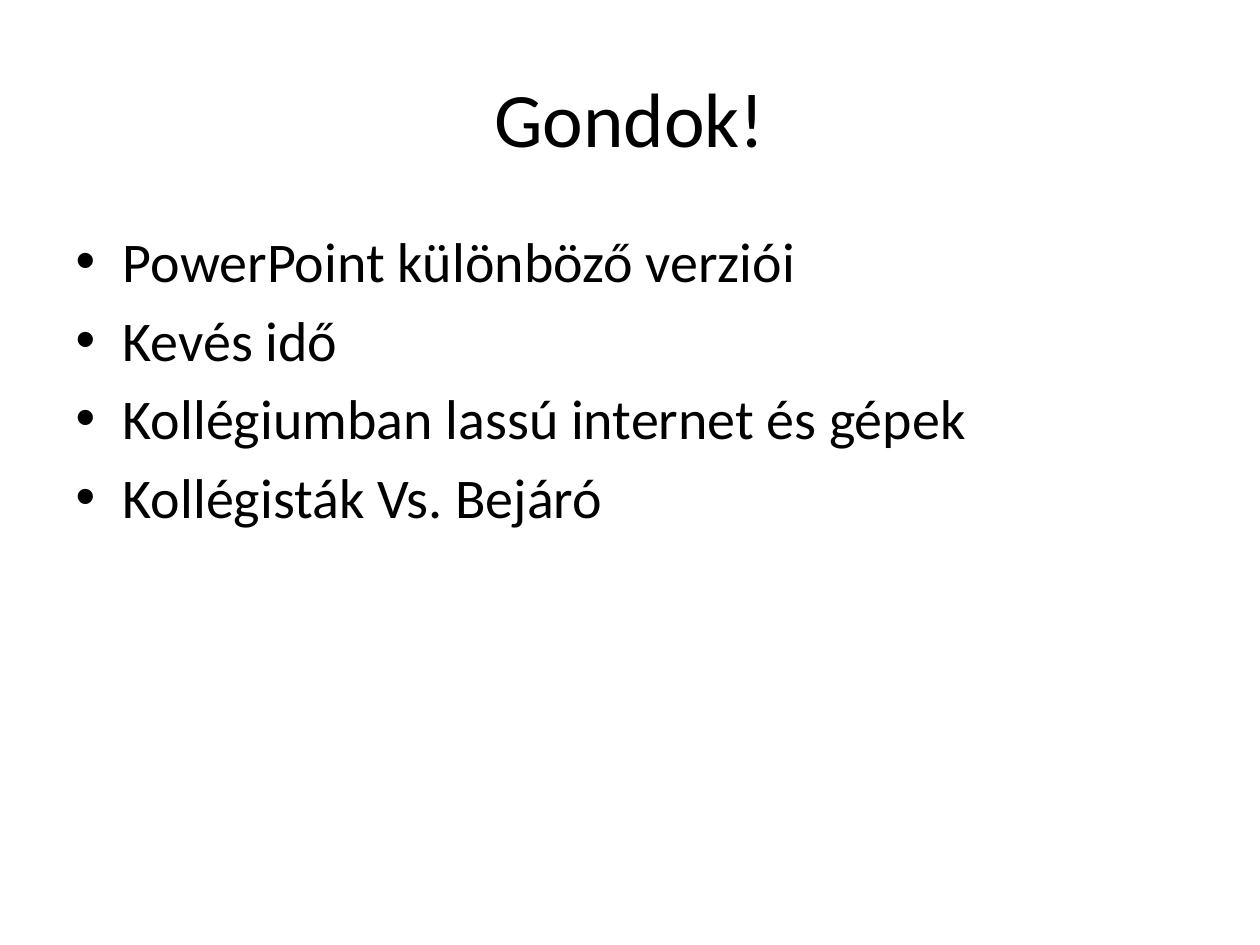
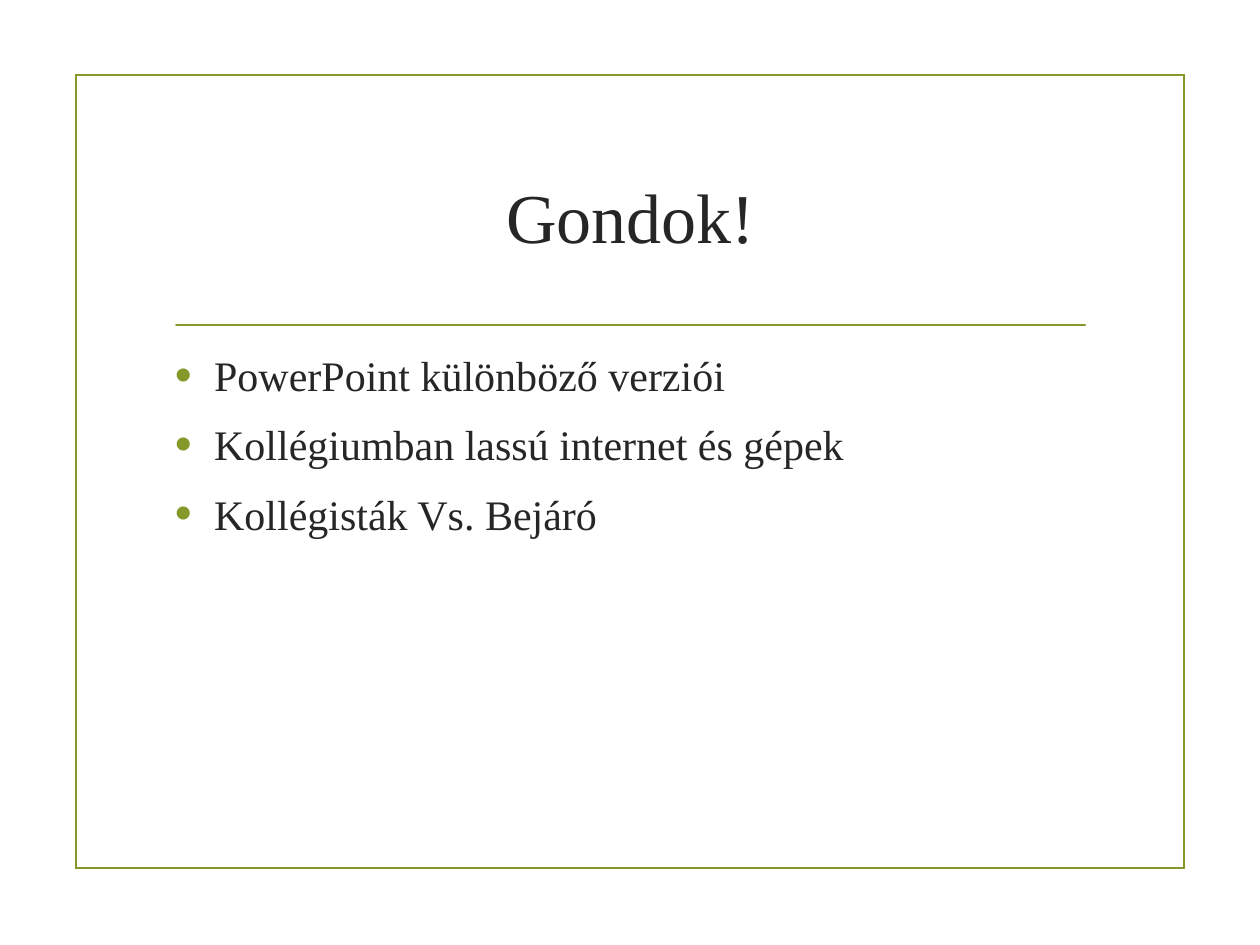
Before and after one commit to tamas9731/Infoverseny, a slide deck: slide 7 of Szakmai prezentáció.pptx (slide 6 before the commit). Drawn at 1260x945 pixels with LibreOffice and Linux fonts; fonts in the diff are those of the drawing; background and template pictures are left out. Boxes give left, top, right and bottom in pixels: in the first picture for what was removed or moved away, otherwise in the second. Text is boxed around its words. In the diff, an @@ line names an element or a change of style, - is before the commit and + after.

```diff
--- a/Szakmai prezentáció.pptx
+++ b/Szakmai prezentáció.pptx
@@ rectangle added at [77, 74, 1184, 868], outline #83992A 1.25 pt @@
@@ title "Gondok!": place and size @@
-title "Gondok!" at [494, 93, 764, 148]
+title "Gondok!" at [506, 194, 755, 244]
@@ title "Gondok!" at [506, 194, 755, 244]: size 44 to 40 pt, font Calibri to Times New Roman, text colour #000000 to #262626 @@
@@ text at [123, 322, 338, 362]: paragraph removed @@
-• Kevés idő
@@ line added from (176, 325) to (1085, 325), #83992A 1.25 pt @@
@@ text "PowerPoint különböző verziói": place and size @@
-text "PowerPoint különböző verziói" at [123, 243, 965, 528]
+text "PowerPoint különböző verziói" at [214, 361, 843, 539]
@@ text "PowerPoint különböző verziói" at [214, 361, 843, 539]: size 32 to 24 pt, font Calibri to Times New Roman, text colour #000000 to #262626; indent changed; more space between paragraphs @@
```
Also in this commit, not shown: 6 other slides changed, 1 slide added, 2 slides removed.
